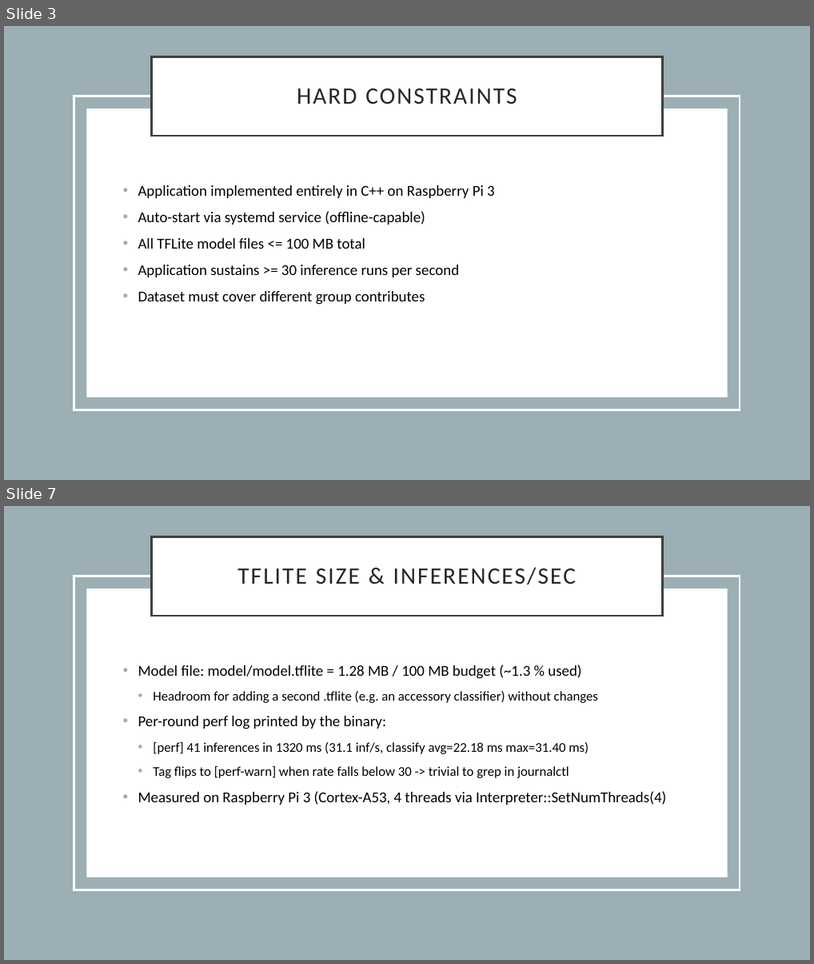
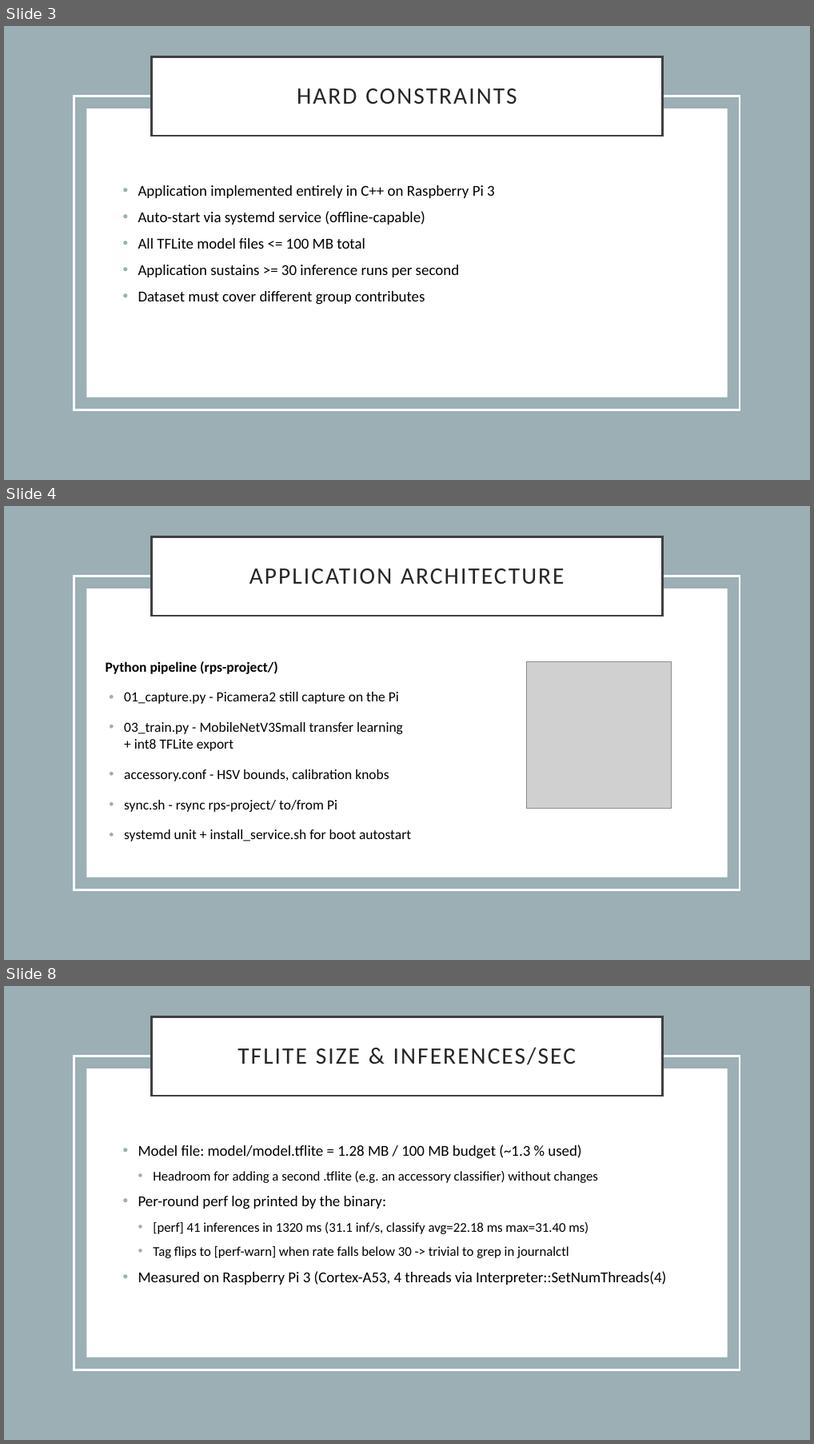
Before and after one commit to andreasranzmaier/EAI_Rock_Paper_Lose, a slide deck: presentation.pptx. Shown one above the other, each under a label of ours: slides 3 and 7 before the commit, slides 3, 4 and 8 after it; the slides between them are not shown. The pictures are 814x964 and 814x1444 pixels, drawn with LibreOffice and Linux fonts; fonts in the diff are those of the drawing; grey boxes stand for pictures. Boxes give left, top, right and bottom in pixels: in the first picture for what was removed or moved away, otherwise in the second. Text is boxed around its words. In the diff, an @@ line names an element or a change of style, - is before the commit and + after.

```diff
--- a/presentation.pptx
+++ b/presentation.pptx
@@ slide 4 added at bbox=[4, 506, 810, 960], background #FFFFFF @@
@@ rectangle added at bbox=[4, 506, 810, 960], fill #9BAFB5 @@
@@ title added at bbox=[152, 537, 662, 616], fill #FFFFFF, outline #404040 2.5 pt, 28 pt, text #262626 @@
+APPLICATION ARCHITECTURE
@@ rectangle added at bbox=[74, 576, 740, 889], outline #FFFFFF 2.5 pt @@
@@ rectangle added at bbox=[87, 588, 728, 877], fill #FFFFFF @@
@@ text added at bbox=[106, 661, 411, 841], 16.6 pt, text #000000 @@
+Python pipeline (rps-project/)
+• 01_capture.py - Picamera2 still capture on the Pi
+• 03_train.py - MobileNetV3Small transfer learning
+  + int8 TFLite export
+• accessory.conf - HSV bounds, calibration knobs
+• sync.sh - rsync rps-project/ to/from Pi
+• systemd unit + install_service.sh for boot autostart
@@ picture added at bbox=[527, 661, 672, 808] @@
@@ what was slide 7 is now slide 8 @@
```
Also in this commit, not shown: 8 slides changed, 1 other slide added, 1 other file.
